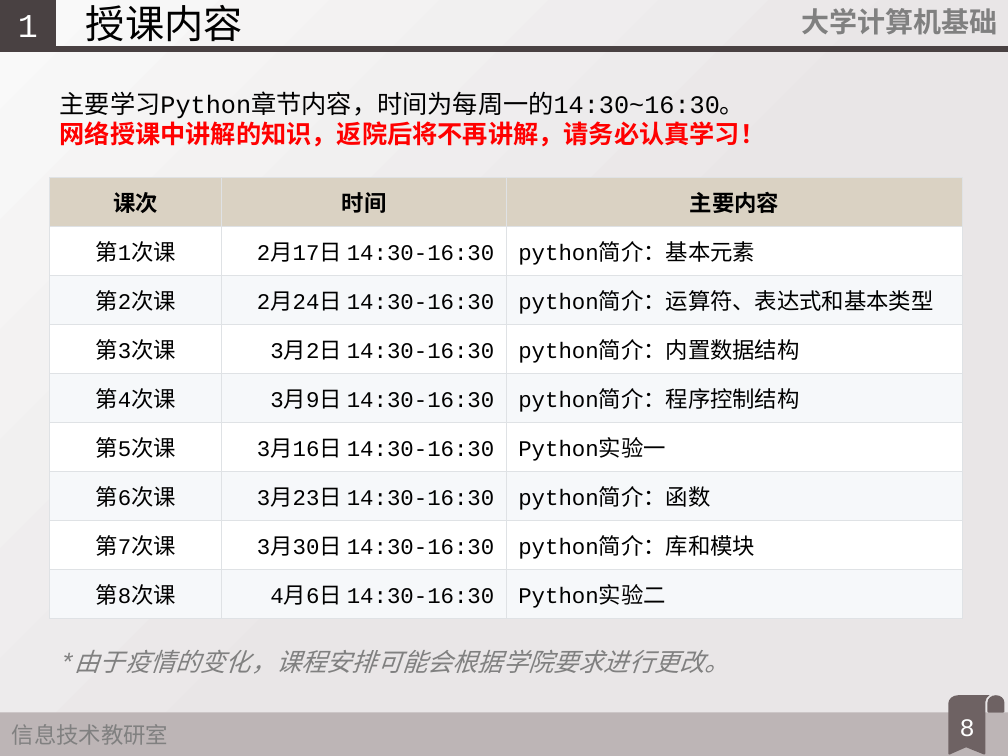
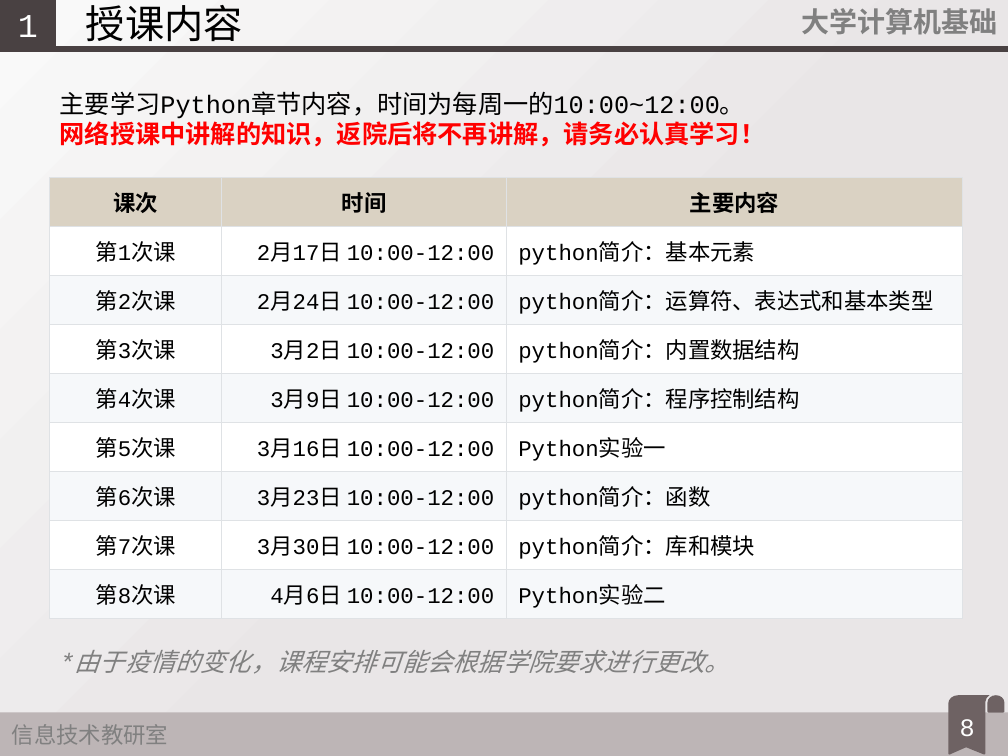
Before and after one commit to fjzfmxd/-, a slide deck: slide 8 of 0试讲暨教学准备会/幻灯片.pptx. Drawn at 1008x756 pixels with LibreOffice and Linux fonts; fonts in the diff are those of the drawing. Boxes give left, top, right and bottom in pixels: in the first picture for what was removed or moved away, otherwise in the second. Text is boxed around its words. In the diff, an @@ line names an element or a change of style, - is before the commit and + after.

```diff
--- a/0试讲暨教学准备会/幻灯片.pptx
+++ b/0试讲暨教学准备会/幻灯片.pptx
@@ text at bbox=[60, 91, 745, 119]: text changed @@
-主要学习Python章节内容，时间为每周一的14:30~16:30。
+主要学习Python章节内容，时间为每周一的10:00~12:00。
@@ table at bbox=[49, 177, 963, 618] @@
-row 2, column 2: 2月17日 14:30-16:30
+row 2, column 2: 2月17日 10:00-12:00
-row 3, column 2: 2月24日 14:30-16:30
+row 3, column 2: 2月24日 10:00-12:00
-row 4, column 2: 3月2日 14:30-16:30
+row 4, column 2: 3月2日 10:00-12:00
-row 5, column 2: 3月9日 14:30-16:30
+row 5, column 2: 3月9日 10:00-12:00
-row 6, column 2: 3月16日 14:30-16:30
+row 6, column 2: 3月16日 10:00-12:00
-row 7, column 2: 3月23日 14:30-16:30
+row 7, column 2: 3月23日 10:00-12:00
-row 8, column 2: 3月30日 14:30-16:30
+row 8, column 2: 3月30日 10:00-12:00
-row 9, column 2: 4月6日 14:30-16:30
+row 9, column 2: 4月6日 10:00-12:00
```
Also in this commit, not shown: 2 other files.
